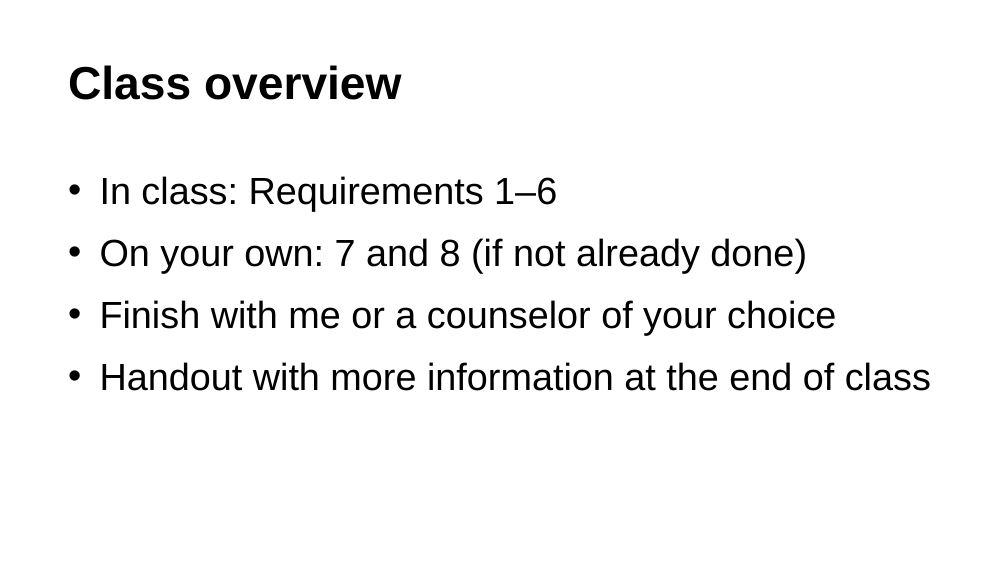
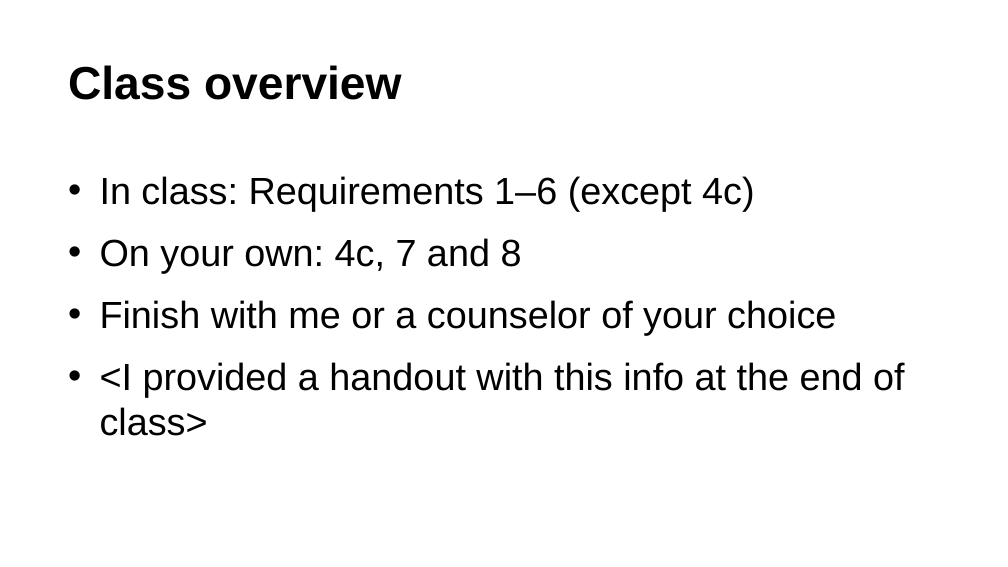
Before and after one commit to usethedata/ai-merit-badge, a slide deck: slide 7 of AI Merit Badge slides.pptx. Drawn at 1008x567 pixels with LibreOffice and Linux fonts; fonts in the diff are those of the drawing. Boxes give left, top, right and bottom in pixels: in the first picture for what was removed or moved away, otherwise in the second. Text is boxed around its words. In the diff, an @@ line names an element or a change of style, - is before the commit and + after.

Commit message:
Minor updates to powerpoint dec.

```diff
--- a/AI Merit Badge slides.pptx
+++ b/AI Merit Badge slides.pptx
@@ text at [100, 176, 755, 273]: text changed @@
-• In class: Requirements 1–6
-• On your own: 7 and 8 (if not already done)
+• In class: Requirements 1–6 (except 4c)
+• On your own: 4c, 7 and 8
@@ text at [100, 362, 904, 436]: text changed @@
-• Handout with more information at the end of class
+• <I provided a handout with this info at the end of class>
```
